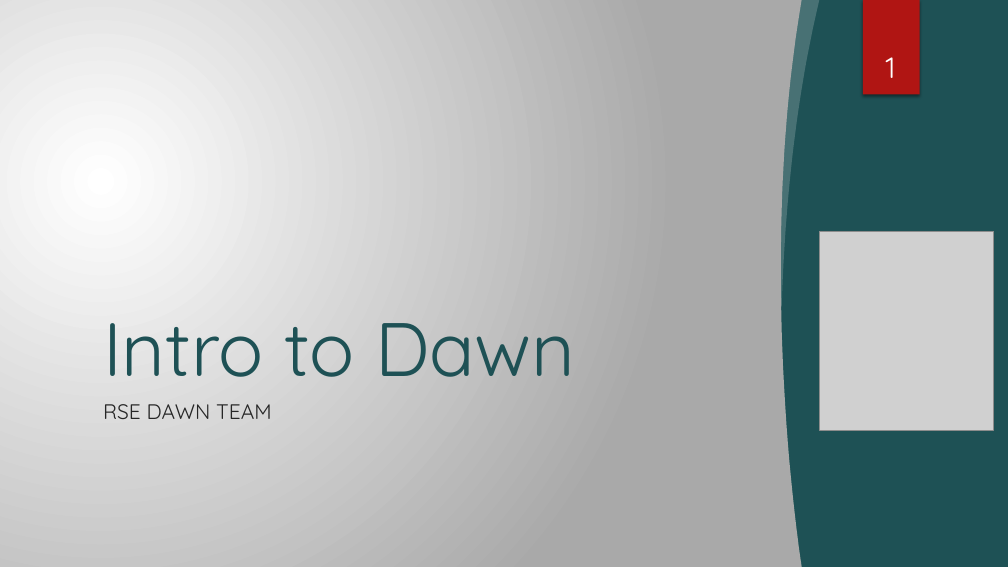
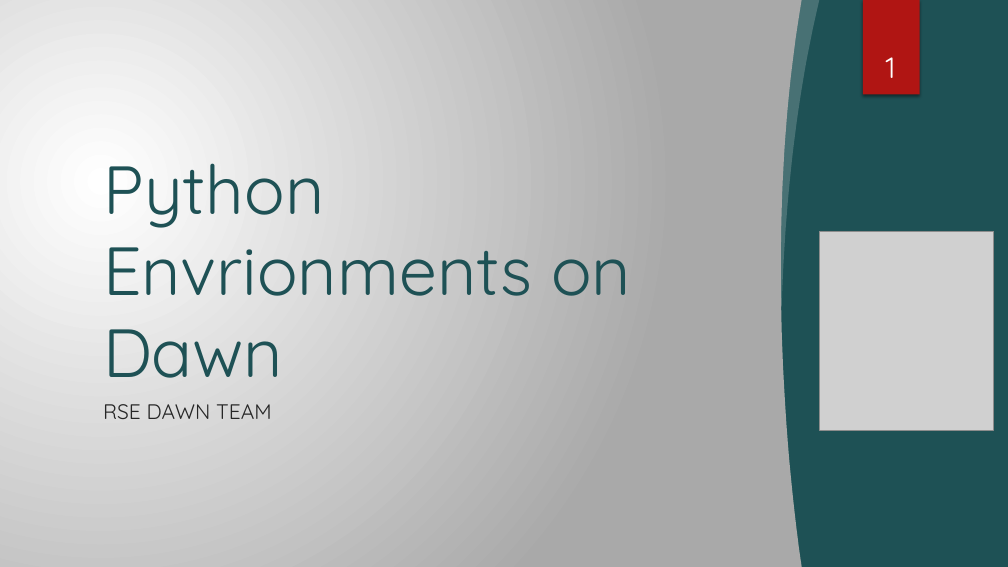
Before and after one commit to RSE-Cambridge/Intro-to-Dawn, a slide deck: slide 1 of Part3-PythonEnvironments/Slides/PyEnvs_onDAWN.pptx. Drawn at 1008x567 pixels with LibreOffice and Linux fonts; fonts in the diff are those of the drawing; grey boxes stand for pictures; background and template pictures are left out. Boxes give left, top, right and bottom in pixels: in the first picture for what was removed or moved away, otherwise in the second. Text is boxed around its words. In the diff, an @@ line names an element or a change of style, - is before the commit and + after.

```diff
--- a/Part3-PythonEnvironments/Slides/PyEnvs_onDAWN.pptx
+++ b/Part3-PythonEnvironments/Slides/PyEnvs_onDAWN.pptx
@@ title at [103, 163, 631, 378]: text changed; size 72 to 64.8 pt @@
-Intro to Dawn
+Python Envrionments on Dawn
```
Also in this commit, not shown: 2 other slides changed, 7 slides added, 24 slides removed, 1 other file.
